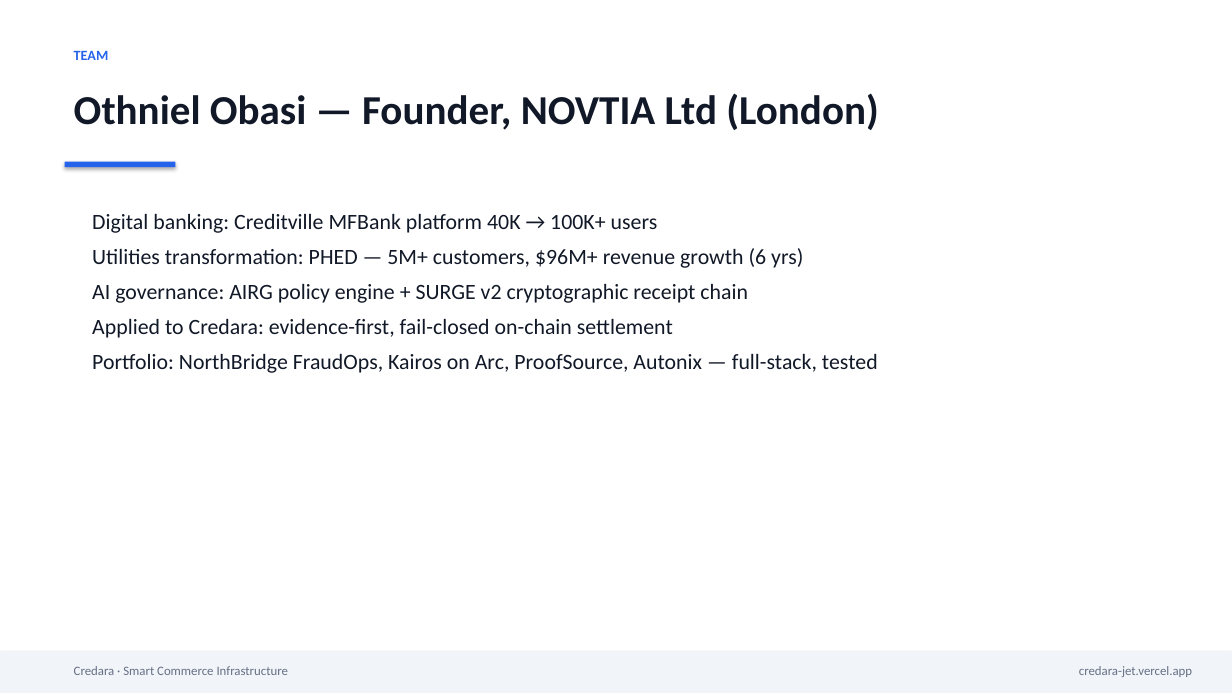
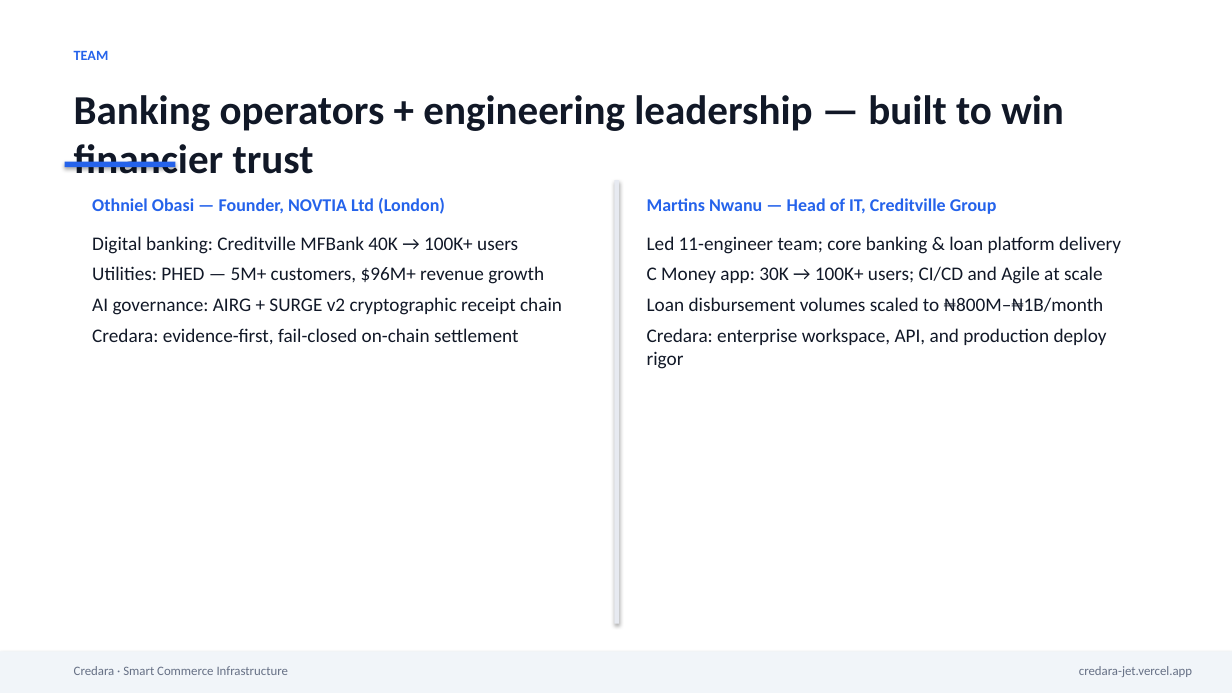
Before and after one commit to othnielObasi/credara, a slide deck: slide 12 of docs/Credara_Pitch_Deck.pptx. Drawn at 1232x693 pixels with LibreOffice and Linux fonts; fonts in the diff are those of the drawing. Boxes give left, top, right and bottom in pixels: in the first picture for what was removed or moved away, otherwise in the second. Text is boxed around its words. In the diff, an @@ line names an element or a change of style, - is before the commit and + after.

Commit message:
Add Martins Nwanu to team pitch and submission materials.
Two-founder team slide in judge and investor decks; SUBMISSION section 1 updated with Creditville IT leadership credentials.

```diff
--- a/docs/Credara_Pitch_Deck.pptx
+++ b/docs/Credara_Pitch_Deck.pptx
@@ text at (x1=74, y1=95, x2=1064, y2=174): text changed @@
-Othniel Obasi — Founder, NOVTIA Ltd (London)
+Banking operators + engineering leadership — built to win financier trust
@@ text added at (x1=92, y1=198, x2=445, y2=214), 14 pt, text #2563EB, bold @@
+Othniel Obasi — Founder, NOVTIA Ltd (London)
@@ rectangle added at (x1=615, y1=180, x2=619, y2=624), fill #E7EAF1 @@
@@ text added at (x1=647, y1=198, x2=997, y2=214), 14 pt, text #2563EB, bold @@
+Martins Nwanu — Head of IT, Creditville Group
@@ text at (x1=92, y1=236, x2=562, y2=345): text changed; size 17 to 15 pt @@
-Digital banking: Creditville MFBank platform 40K → 100K+ users
-Utilities transformation: PHED — 5M+ customers, $96M+ revenue growth (6 yrs)
-AI governance: AIRG policy engine + SURGE v2 cryptographic receipt chain
-Applied to Credara: evidence-first, fail-closed on-chain settlement
-Portfolio: NorthBridge FraudOps, Kairos on Arc, ProofSource, Autonix — full-stack, tested
+Digital banking: Creditville MFBank 40K → 100K+ users
+Utilities: PHED — 5M+ customers, $96M+ revenue growth
+AI governance: AIRG + SURGE v2 cryptographic receipt chain
+Credara: evidence-first, fail-closed on-chain settlement
@@ text added at (x1=647, y1=236, x2=1121, y2=369), 15 pt, text #111827 @@
+Led 11-engineer team; core banking & loan platform delivery
+C Money app: 30K → 100K+ users; CI/CD and Agile at scale
+Loan disbursement volumes scaled to ₦800M–₦1B/month
+Credara: enterprise workspace, API, and production deploy rigor
```
Also in this commit, not shown: 1 other slide changed, 3 other files.
